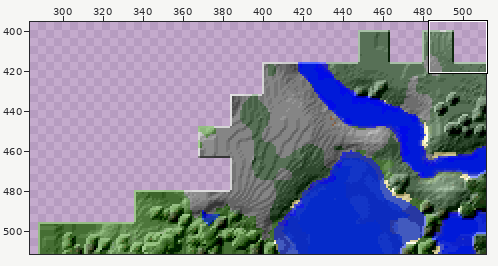
Sprite sheet, stored at tile.-23.-56.png. Above: a wide view before the commit, with the close-up outlined.
Close-up. First the earlier version:
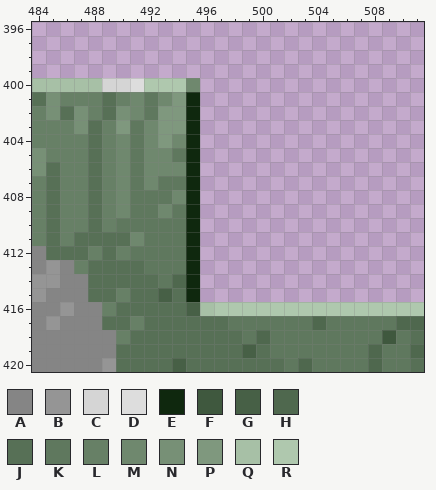
The file is 512x512 pixels. Colours within 5 levels of each other are drawn and written as one. Shown: x 484..511, y 396..420. The wide view leaves out empty margins. The commit also changed other parts of the picture, which this record leaves out.
Palette (. is transparent): A #858585  B #959595  C #d5d5d5  D #dddddd  E #0f280e  F #3f583e  G #476046  H #4f684e  J #577056  K #5f785e  L #678066  M #6f886e  N #779076  P #7f987e  Q #a7c0a6  R #afc8ae
Pixels before, first column x 484:
400 QQQQQCCDRRRM................
401 JNLLLJLMKMPE................
402 LNJNLJNMKPPE................
403 LLLNJLPKMPPE................
404 LLLLJLMKMPME................
405 NLLLJLMKMMKE................
406 NJLLJLMKMMME................
407 LJLLJLMKMKKE................
408 LJLLJLMKKKME................
409 LJLLJLMKKMKE................
410 LJLLJLKKKKKE................
411 LJLJJJJMKKKE................
412 AJJJLJLKKKKE................
413 ABALJJJJKKKE................
414 BBAAJJJJJKHE................
415 BAAAJJLJJGJE................
416 AABAALJJJJJGQRRRRRRRRRRRRRRR
417 ABAAAJJLJJJJJJKKKKKKHKKKKKHH
418 AAAAAALJJJJJJJJKHKKKKKKKKFKJ
419 AAAAAAJJJJJJJJJGJKKKKKKKHKKH
420 AAAAABJJJJGJJJJJJJKHKKKKHKKJ
The same view after the edit:
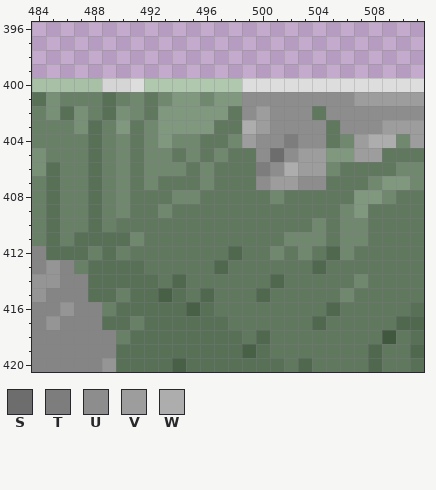
Colours new in this view: S #6d6d6d  T #7d7d7d  U #8d8d8d  V #9d9d9d  W #adadad
What changed:
Colour D is added in row 400 at x 499 to 511.
Colour H is added in row 412 at x 498 and 505; in row 413 at x 497 and 504; in row 414 at x 501; in row 415 at x 496 and 500.
Colour H replaces colour R in row 416 at x 505.
Colour J replaces colour Q in row 416 at x 496.
Colour J replaces colour R in row 416 at x 511.
Colour K is added in row 402 at x 498 and 504; in row 403 at x 497 to 498 and 505; in row 404 at x 496 to 497 and 505; in row 405 at x 496, 498 to 499 and 509 to 511; in row 406 at x 497 to 499 and 506 to 509; in row 407 at x 497 to 499 and 505 to 507.
Colour K is added in row 408 at x 496 to 500, 502 to 506 and 510 to 511; in row 409 at x 496 to 505 and 508 to 511; in row 410 at x 496 to 503, 505 and 508 to 511; in row 411 at x 496 to 501, 505 and 508 to 511; in row 412 at x 496 to 497, 499 to 500, 502, 504 and 507 to 511; in row 413 at x 496, 498 to 503 and 505 to 511.
Colour K is added in row 414 at x 496 to 500, 502 to 506 and 508 to 511; in row 415 at x 497 to 499, 501 to 505 and 507 to 511.
Colour K replaces colour E in rows 406 to 407 at x 495; in rows 409 to 415 at x 495.
Colour K replaces colour R in row 416 at x 497 to 504 and 506 to 510.
Colour M is added in row 401 at x 496; in row 404 at x 498, 506 and 510; in row 405 at x 497; in row 406 at x 496, 505 and 510 to 511; in row 407 at x 496, 508 and 511; in row 408 at x 501 and 509.
Colour M is added in row 409 at x 506; in row 410 at x 504 and 506 to 507; in row 411 at x 502 to 504 and 506 to 507; in row 412 at x 501, 503 and 506; in row 414 at x 507; in row 415 at x 506.
Colour M replaces colour E in rows 404 to 405 at x 495; in row 408 at x 495.
Colour P is added in row 401 at x 497 to 498; in row 402 at x 496 to 497; in row 403 at x 496; in row 405 at x 505 to 506; in row 407 at x 509 to 510; in row 408 at x 507 to 508.
Colour P is added in row 409 at x 507.
Colour P replaces colour E in rows 401 to 403 at x 495.
Colour R is added in row 400 at x 496 to 498.
Colour R replaces colour M in row 400 at x 495.
Colour S is added in row 405 at x 501.
Colour T is added in row 404 at x 502; in row 406 at x 500.
Colour U is added in row 401 at x 499 to 506; in row 402 at x 499, 501 to 503 and 505 to 511; in row 403 at x 501 to 504 and 506 to 508; in row 404 at x 500 to 501 and 503 to 504; in row 405 at x 500 and 502; in row 406 at x 501.
Colour U is added in row 407 at x 500 and 503 to 504.
Colour V is added in row 401 at x 507 to 511; in row 402 at x 500; in row 403 at x 500 and 509 to 511; in row 404 at x 499, 507 and 511; in row 405 at x 503 to 504 and 507 to 508; in row 406 at x 503 to 504.
Colour V is added in row 407 at x 501 to 502.
Colour W is added in row 403 at x 499; in row 404 at x 508 to 509; in row 406 at x 502.
